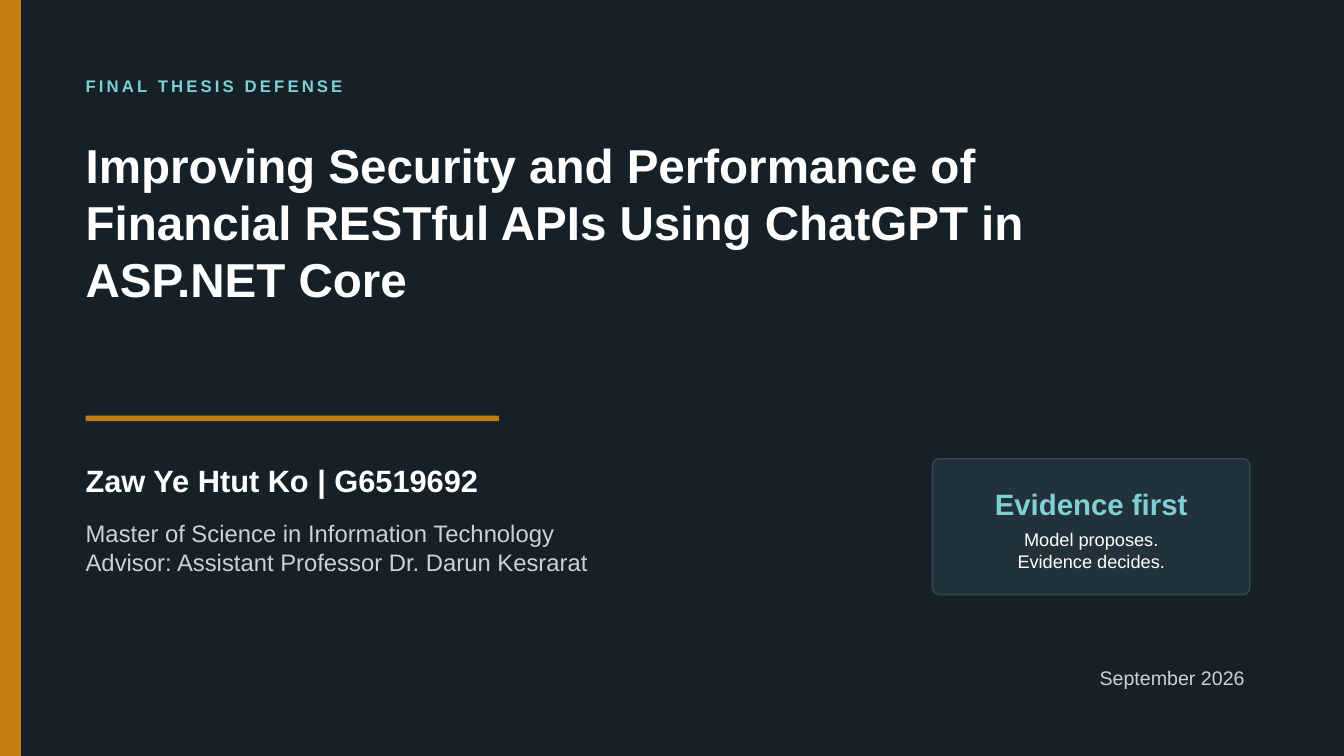
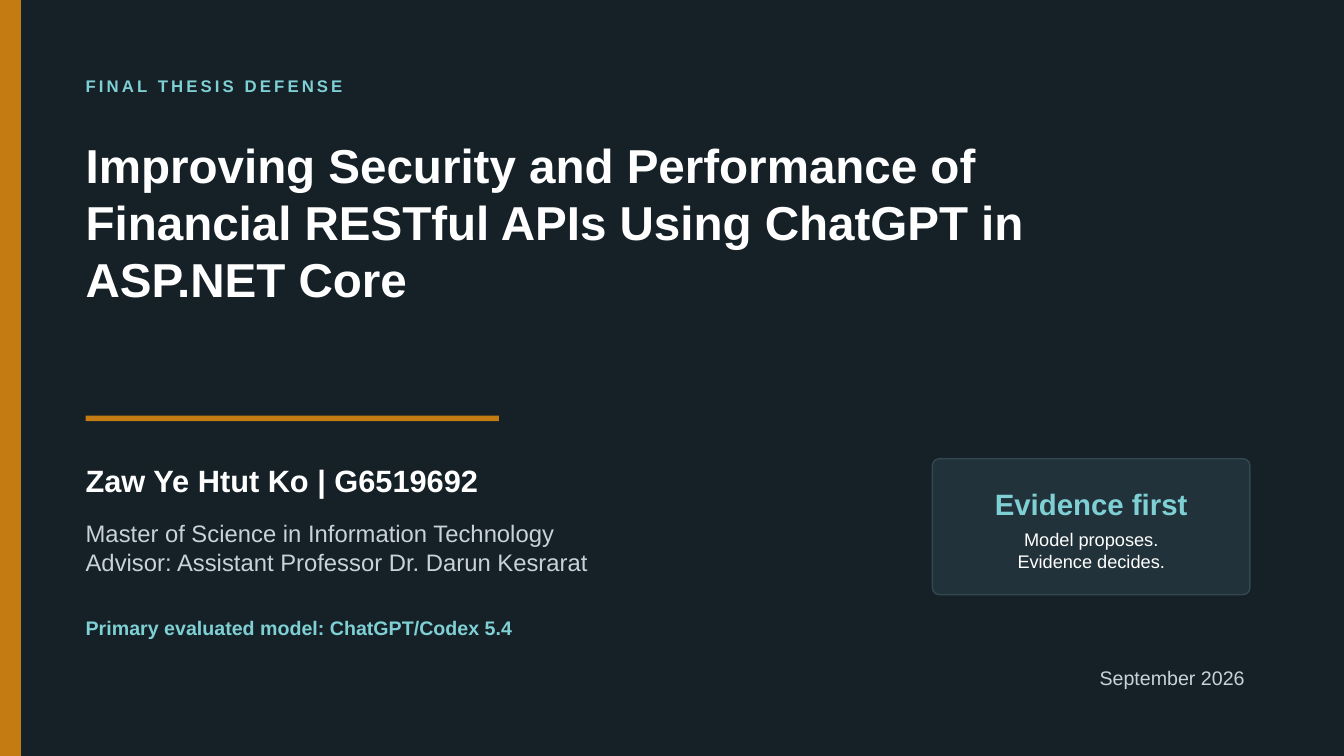
Before and after one commit to minatozaki98/financial-accounting, a slide deck: slide 1 of Document/outputs/final-defense/G6519692_Zaw_Ye_Htut_Ko_Final_Thesis_Defense.pptx. Drawn at 1344x756 pixels with LibreOffice and Linux fonts; fonts in the diff are those of the drawing. Boxes give left, top, right and bottom in pixels: in the first picture for what was removed or moved away, otherwise in the second. Text is boxed around its words. In the diff, an @@ line names an element or a change of style, - is before the commit and + after.

```diff
--- a/Document/outputs/final-defense/G6519692_Zaw_Ye_Htut_Ko_Final_Thesis_Defense.pptx
+++ b/Document/outputs/final-defense/G6519692_Zaw_Ye_Htut_Ko_Final_Thesis_Defense.pptx
@@ text added at (x1=86, y1=621, x2=512, y2=639), 14 pt, text #7FD0D4, bold @@
+Primary evaluated model: ChatGPT/Codex 5.4
```
Also in this commit, not shown: 8 other slides changed, 10 other files.
